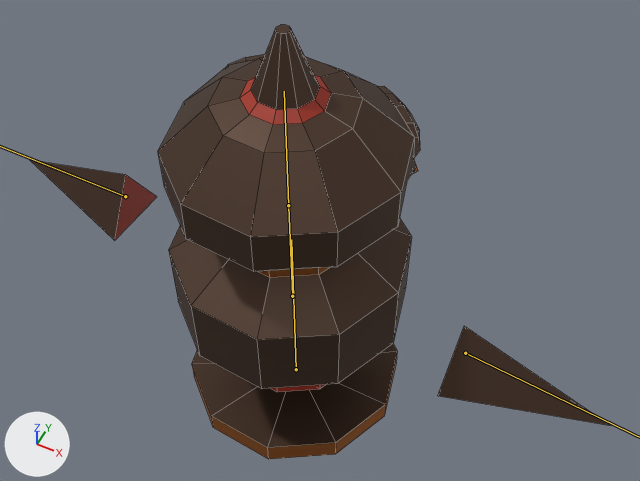
The FBX model Assets/Resources/Animations/Turret/Doguu_Active.fbx, before and after one commit.
Both versions are drawn from a camera (50 mm lens) standing at (2.51, -4.42, 7.79) and looking at (0.01, 0.58, 1.54). Arrows for +X, +Y and +Z are at lower left; the lights stay in place. The bones that bend it are drawn over the model as lines. Mesh edges are drawn as thin lines.
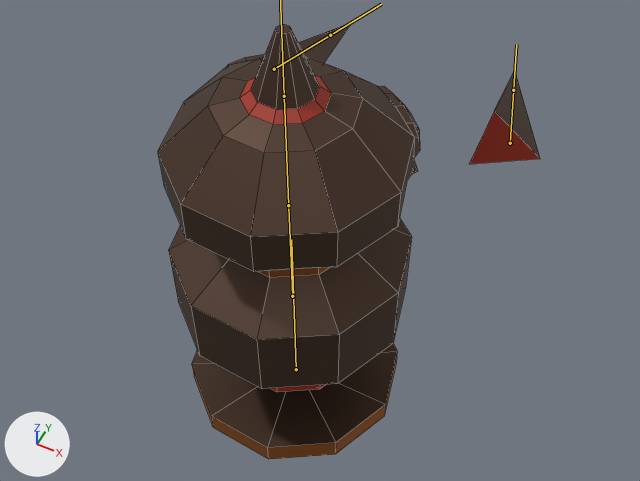
The newer file adds an action. The first version stands in its rest pose; the second is drawn at frame 40 of the action 'Armature|AimAndShoot'.

The change in detail:
Bone 'Arm.R' (bone_arm_r) moves from (0.0, 0.0, 0.0) to (-1.08, -3.14, -1.73).
Bone 'Arm.R' (bone_arm_r) turns from (0, 0, 0) to (-80, -22, 125) degrees about its own x, y and z.
Bone 'Arm.L' (bone_arm_l) moves from (0.0, 0.0, 0.0) to (-1.07, -3.09, -1.9).
Bone 'Arm.L' (bone_arm_l) turns from (0, 0, 0) to (-123, 27, -86) degrees about its own x, y and z.

Boxes [x1, y1, x2, y2] around the edits, measured in the pictures (640 x 481 px):
'Cylinder', posed (34% narrower)
    before: [30, 25, 610, 459]
    after: [158, 22, 540, 459]
